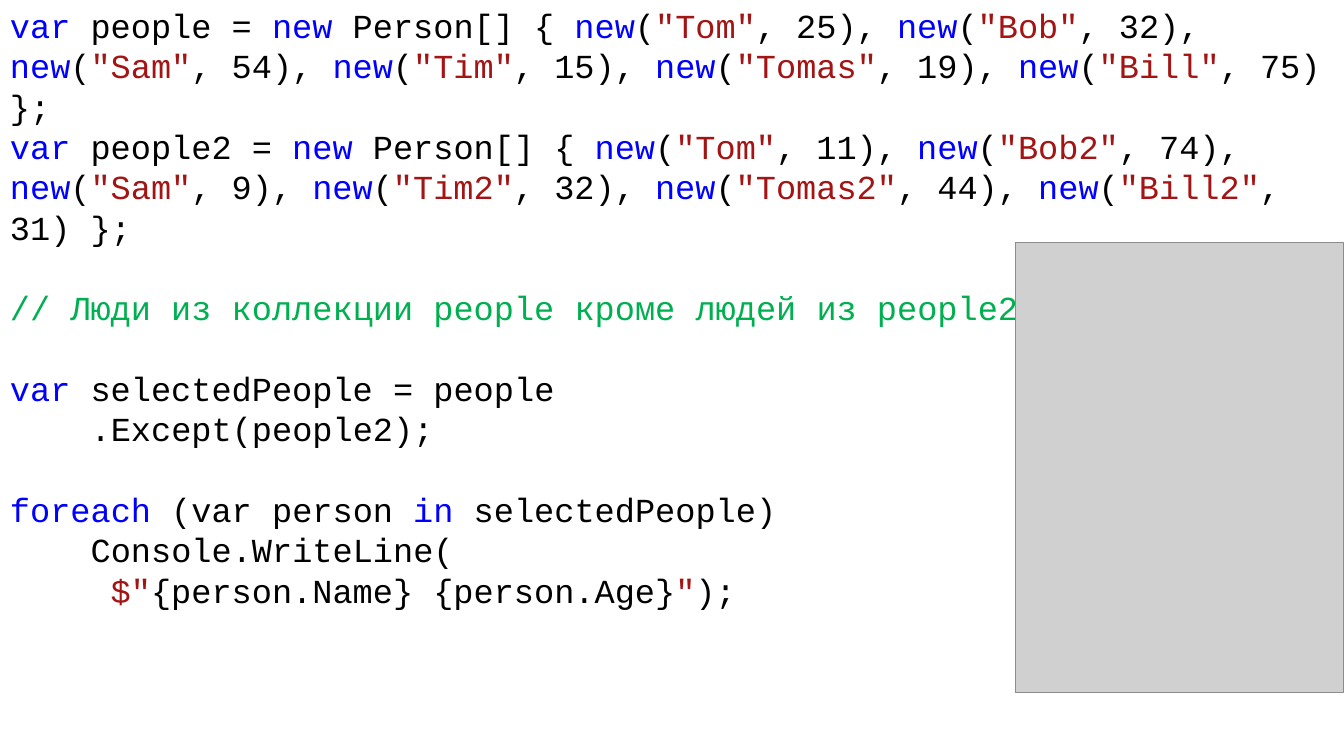
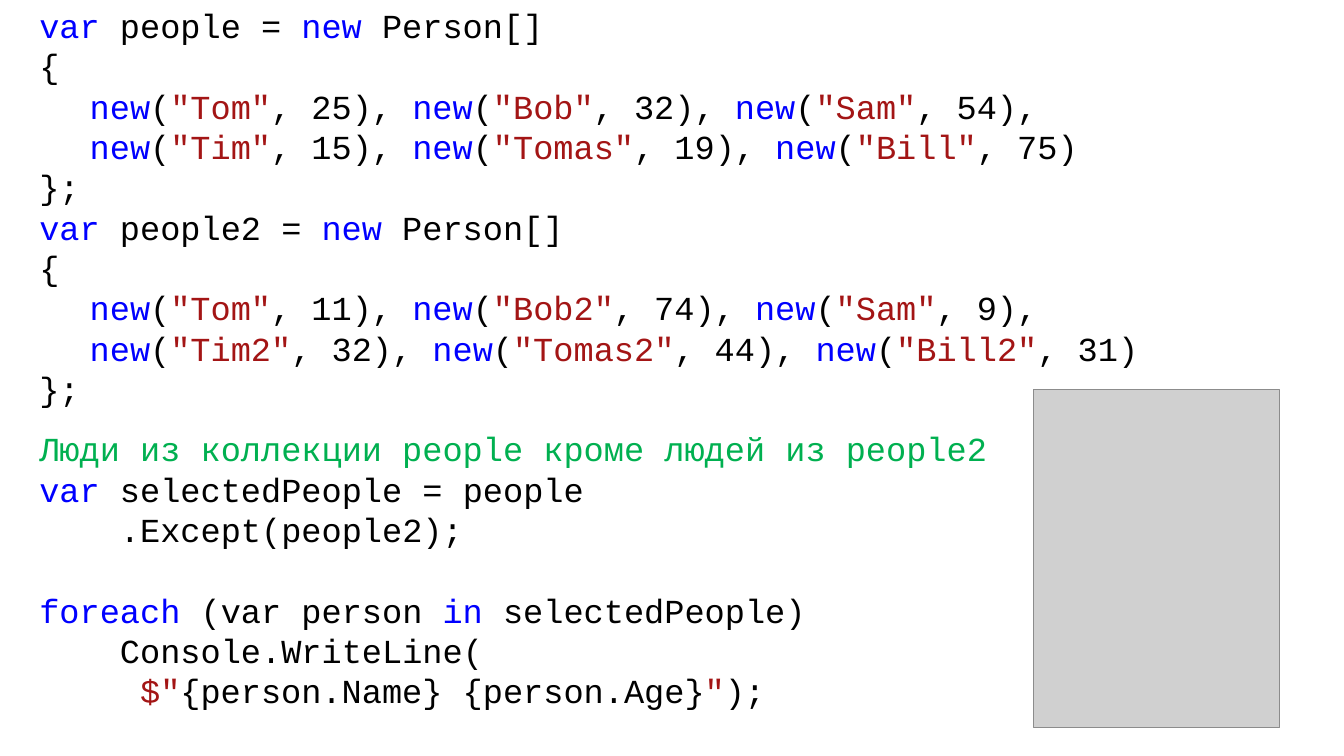
Before and after one commit to DaniilKlyukin/ITiP-2, a slide deck: slide 15 of Лекции/ИТиП 2 лек 8.pptx (slide 17 before the commit). Drawn at 1344x756 pixels with LibreOffice and Linux fonts; fonts in the diff are those of the drawing; grey boxes stand for pictures. Boxes give left, top, right and bottom in pixels: in the first picture for what was removed or moved away, otherwise in the second. Text is boxed around its words. In the diff, an @@ line names an element or a change of style, - is before the commit and + after.

```diff
--- a/Лекции/ИТиП 2 лек 8.pptx
+++ b/Лекции/ИТиП 2 лек 8.pptx
@@ text "var people = new Person[]": place and size @@
-text "var people = new Person[]" at bbox=[10, 14, 1321, 610]
+text "var people = new Person[]" at bbox=[39, 14, 1139, 710]
@@ text at bbox=[39, 14, 1139, 468]: text changed @@
-var people = new Person[] { new("Tom", 25), new("Bob", 32), new("Sam", 54), new("Tim", 15), new("Tomas", 19), new("Bill", 75) };
-var people2 = new Person[] { new("Tom", 11), new("Bob2", 74), new("Sam", 9), new("Tim2", 32), new("Tomas2", 44), new("Bill2", 31) };
-// Люди из коллекции people кроме людей из people2
+var people = new Person[]
+{
+new("Tom", 25), new("Bob", 32), new("Sam", 54),
+new("Tim", 15), new("Tomas", 19), new("Bill", 75)
+};
+var people2 = new Person[]
+{
+new("Tom", 11), new("Bob2", 74), new("Sam", 9),
+new("Tim2", 32), new("Tomas2", 44), new("Bill2", 31)
+};
+Люди из коллекции people кроме людей из people2
@@ picture: place and size @@
-picture at bbox=[1015, 243, 1344, 693]
+picture at bbox=[1033, 390, 1280, 728]
```
Also in this commit, not shown: 11 other slides changed, 4 slides added, 6 slides removed, 8 other files.
